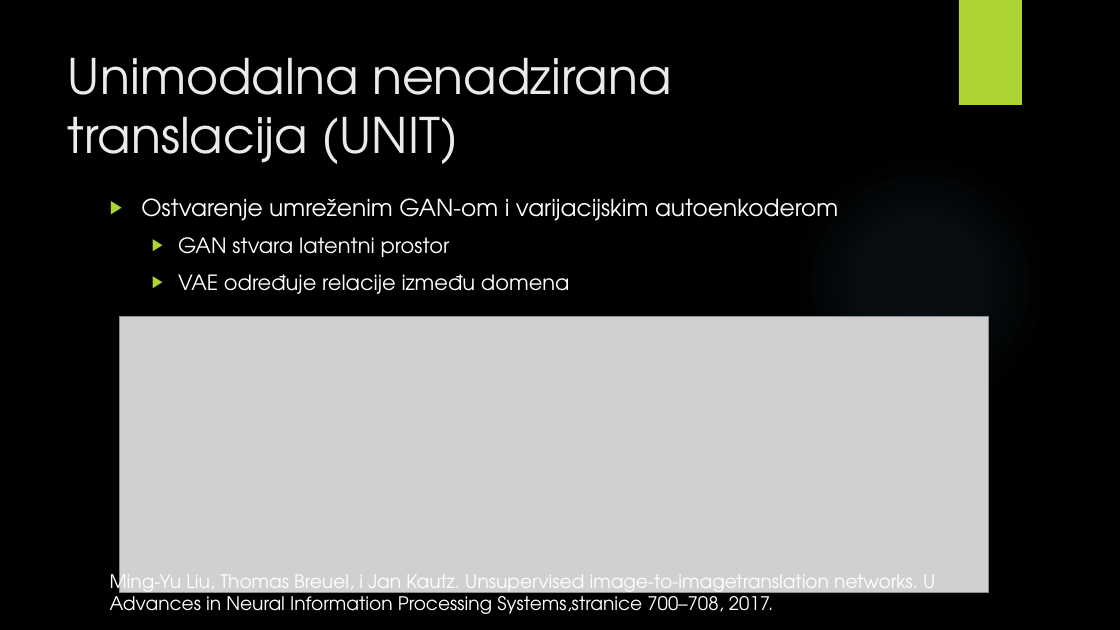
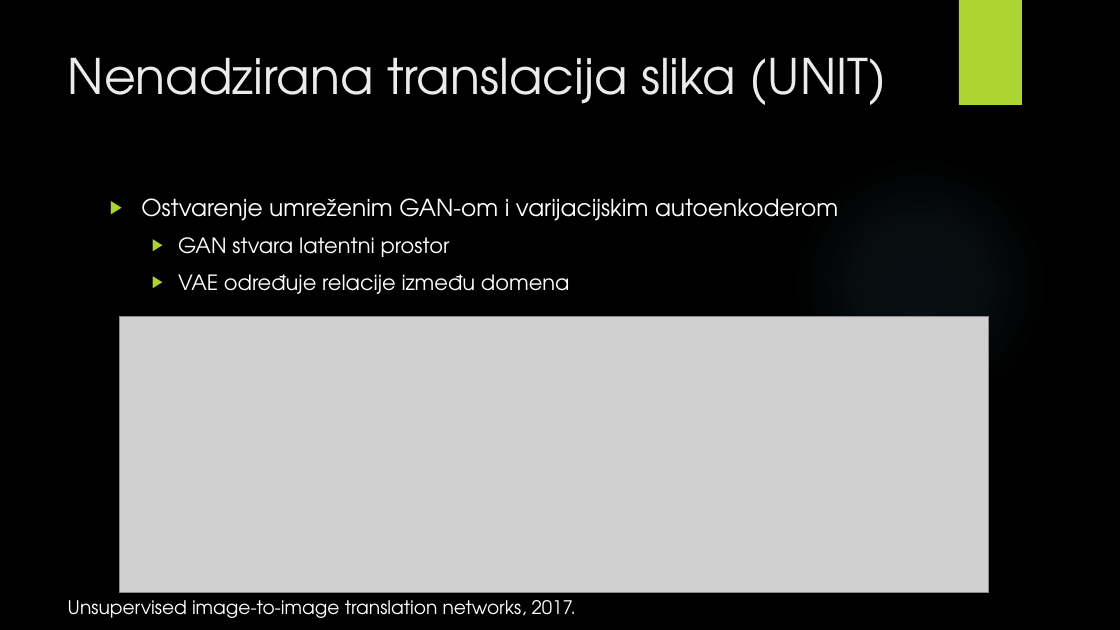
Before and after one commit to v-silverfin/fer-graduate-seminar, a slide deck: slide 20 of kvukic-seminar-presentation-2018.pptx (slide 17 before the commit). Drawn at 1120x630 pixels with LibreOffice and Linux fonts; fonts in the diff are those of the drawing; grey boxes stand for pictures; background and template pictures are left out. Boxes give left, top, right and bottom in pixels: in the first picture for what was removed or moved away, otherwise in the second. Text is boxed around its words. In the diff, an @@ line names an element or a change of style, - is before the commit and + after.

```diff
--- a/kvukic-seminar-presentation-2018.pptx
+++ b/kvukic-seminar-presentation-2018.pptx
@@ title at <box>68,57,886,105</box>: text changed @@
-Unimodalna nenadzirana translacija (UNIT)
+Nenadzirana translacija slika (UNIT)
@@ text at <box>68,600,576,618</box>: text changed @@
-Ming-Yu Liu, Thomas Breuel, i Jan Kautz. Unsupervised image-to-imagetranslation networks. U Advances in Neural Information Processing Systems,stranice 700–708, 2017.
+Unsupervised image-to-image translation networks, 2017.
```
Also in this commit, not shown: 9 other slides changed, 4 slides added, 1 slide removed, 3 other files.
